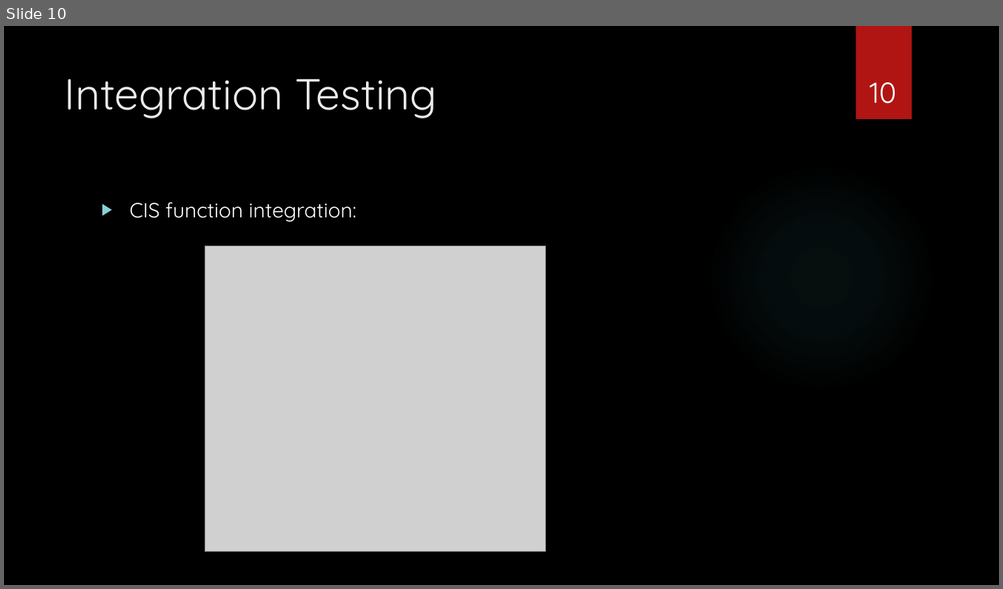
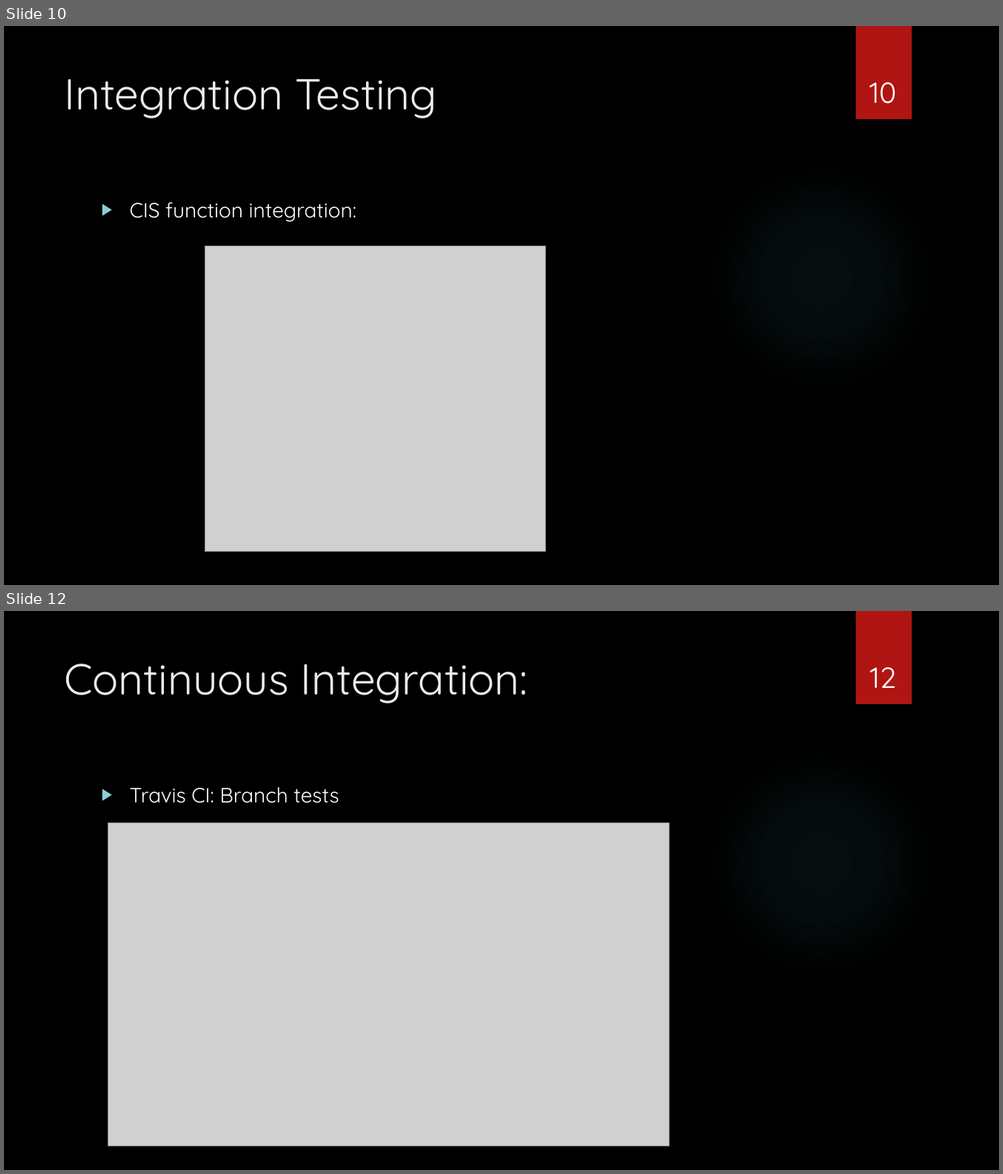
Before and after one commit to LenBekker/COS301-Phase3, a slide deck: Presentation/Merlot Client Information System.pptx. Shown one above the other, each under a label of ours: slide 10 before the commit, slides 10 and 12 after it; the slides between them are not shown. The pictures are 1003x589 and 1003x1174 pixels, drawn with LibreOffice and Linux fonts; fonts in the diff are those of the drawing; grey boxes stand for pictures; background and template pictures are left out. Boxes give left, top, right and bottom in pixels: in the first picture for what was removed or moved away, otherwise in the second. Text is boxed around its words. In the diff, an @@ line names an element or a change of style, - is before the commit and + after.

```diff
--- a/Presentation/Merlot Client Information System.pptx
+++ b/Presentation/Merlot Client Information System.pptx
@@ slide 12 added at bbox=[4, 611, 999, 1170], background picture (left out); not listed: 2 template elements that a slide beside it also shows @@
@@ title added at bbox=[64, 664, 528, 703], 42 pt, text #EBEBEB @@
+Continuous Integration:
@@ page number added at bbox=[870, 667, 896, 688], 28 pt, text #FFFFFF @@
+12
@@ text added at bbox=[130, 787, 338, 803], 20 pt, text #FFFFFF @@
+▶ Travis CI: Branch tests
@@ picture added at bbox=[108, 823, 669, 1147] @@
```
Also in this commit, not shown: 1 other slide added.
